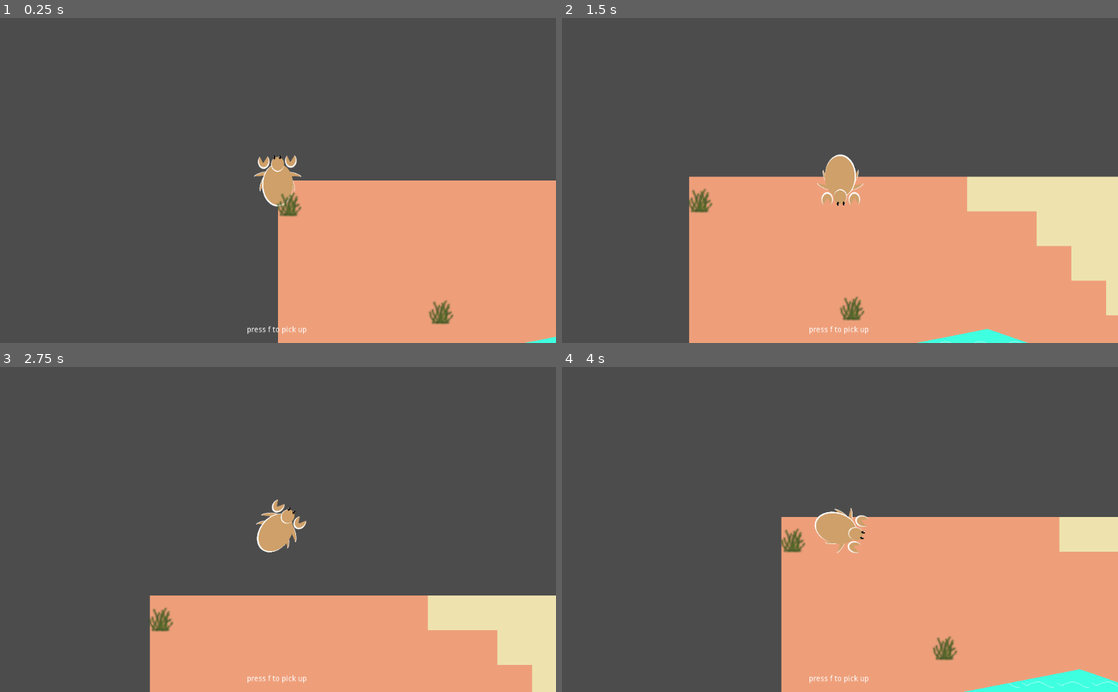
Above: before the commit, frames 1-4 (two rows, left to right).
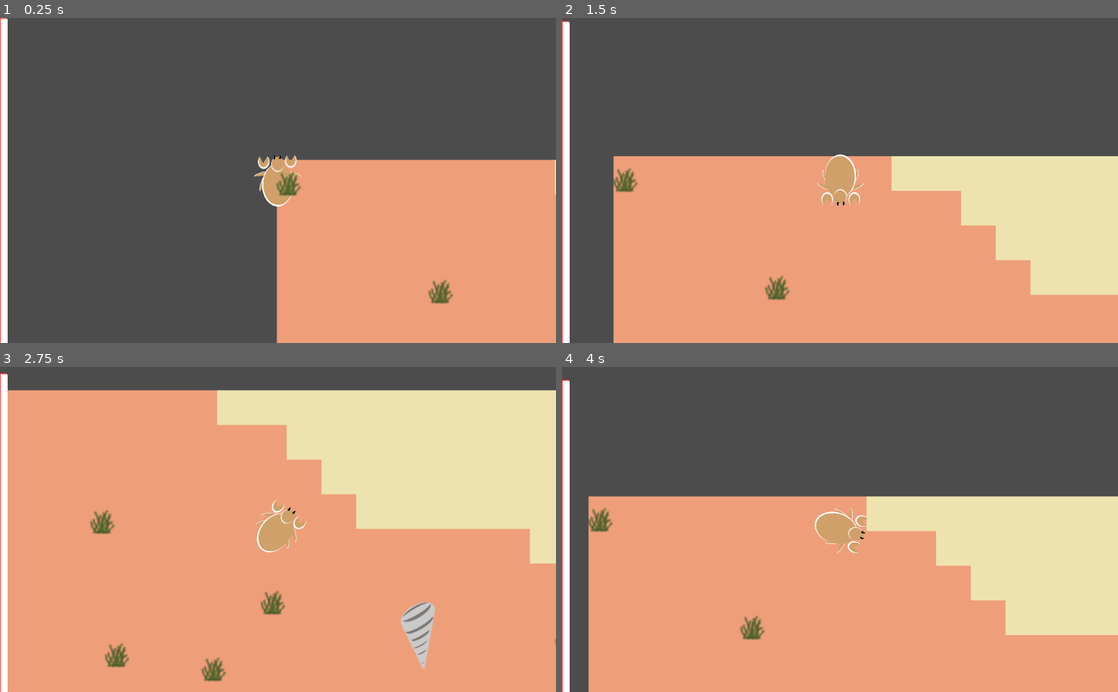
Above: after the commit, the same moments.

Repository: mtaubert/hermit
Game: Godot game, scene res://Scenes/Game.tscn
Two runs of this game, one before a commit and one after it. Both use one fixed random seed, a clock stepped at 60 frames per second and the inputs below.
Inputs (mouse positions are in pixels of both pictures, inside the frame that each line leads up to):
- Up to frame 1 (0.25 s): no input
- Up to frame 2 (1.5 s): tap F (interact) at 0.5, 1.35 s; move the mouse to (962, 164) at 0.52 s; hold D (move_right) 0.53-1.28 s; hold F (interact) 0.53-1.28 s; click (962, 164) at 0.67 s; move the mouse to (728, 196) at 1.27 s; hold S (move_down) from 1.28 s (still down); click (728, 196) at 1.42 s
- Up to frame 3 (2.75 s): tap F (interact) at 2 s; move the mouse to (333, 458) at 2.02 s; release S (move_down) at 2.03 s; hold D (move_right) from 2.03 s (still down); hold F (interact) from 2.03 s (still down); click (333, 458) at 2.17 s
- Up to frame 4 (4 s): move the mouse to (812, 594) at 2.77 s; release D (move_right) at 2.78 s; release F (interact) at 2.78 s; hold W (move_up) 2.78-3.53 s; tap F (interact) at 2.85, 3.5 s; click (812, 594) at 2.92 s; move the mouse to (1006, 578) at 3.52 s; hold A (move_left) from 3.53 s (still down); hold F (interact) from 3.53 s (still down); click (1006, 578) at 3.67 s

The runs differ from the first frame. In frame 1, 5.5% of the frame differs, in the area x 0-100%, y 0-100%; in frame 2, 19%; in frame 3, 76%, in the area x 0-100%, y 1-100%; in frame 4, 37%.

Commit message:
addedcool fonts, a hunger meter and a game over state

Diff:
--- /dev/null
+++ b/Assets/fonts/dynamicfont.tres
@@ -0,0 +1,8 @@
+[gd_resource type="DynamicFont" load_steps=2 format=2]
+
+[ext_resource path="res://Assets/fonts/Gold Box 8x16 Monospaced.ttf" type="DynamicFontData" id=1]
+
+[resource]
+outline_size = 2
+outline_color = Color( 0, 0, 0, 1 )
+font_data = ExtResource( 1 )
--- /dev/null
+++ b/Assets/main_theme.tres
@@ -0,0 +1,21 @@
+[gd_resource type="Theme" load_steps=4 format=2]
+
+[ext_resource path="res://Assets/fonts/dynamicfont.tres" type="DynamicFont" id=1]
+
+[sub_resource type="StyleBoxEmpty" id=1]
+
+[sub_resource type="StyleBoxFlat" id=2]
+bg_color = Color( 1, 1, 1, 1 )
+border_width_top = 2
+border_width_right = 2
+border_color = Color( 1, 0, 0, 1 )
+border_blend = true
+corner_radius_bottom_right = 2
+
+[resource]
+default_font = ExtResource( 1 )
+ProgressBar/colors/font_color = Color( 0.941176, 0.941176, 0.941176, 1 )
+ProgressBar/colors/font_color_shadow = Color( 0, 0, 0, 1 )
+ProgressBar/fonts/font = null
+ProgressBar/styles/bg = SubResource( 1 )
+ProgressBar/styles/fg = SubResource( 2 )
--- a/Scenes/Game.tscn
+++ b/Scenes/Game.tscn
@@ -3,8 +3,8 @@
 [ext_resource path="res://Scripts/Game.gd" type="Script" id=1]
 [ext_resource path="res://Assets/world_tiles.tres" type="TileSet" id=2]
 [ext_resource path="res://Scripts/World.gd" type="Script" id=3]
-[ext_resource path="res://Scenes/Prefabs/player_crab.tscn" type="PackedScene" id=4]
-[ext_resource path="res://Scenes/Prefabs/collectible_shell.tscn" type="PackedScene" id=5]
+[ext_resource path="res://Scenes/Prefabs/collectible_shell.tscn" type="PackedScene" id=4]
+[ext_resource path="res://Scenes/Prefabs/player_crab.tscn" type="PackedScene" id=5]
 
 [sub_resource type="Image" id=3]
 data = {
@@ -30,12 +30,13 @@
 
 [node name="Sorter" type="YSort" parent="World"]
 
-[node name="Node2D" parent="World/Sorter" instance=ExtResource( 4 )]
-
-[node name="Node2D2" parent="World/Sorter" instance=ExtResource( 5 )]
+[node name="Node2D2" parent="World/Sorter" instance=ExtResource( 4 )]
 position = Vector2( 890.837, 444.665 )
 
+[node name="Node2D" parent="World/Sorter" instance=ExtResource( 5 )]
+
 [node name="Polygon2D" type="Polygon2D" parent="World"]
+visible = false
 position = Vector2( 68.4956, 286.25 )
 texture = SubResource( 2 )
 polygon = PoolVector2Array( 133.296, 141.313, 92.5978, 365.906, 1024.13, 1044.21, 1016.6, 180.503, 481.491, -4.89922, 142.34, 61.4237 )
--- a/Scenes/Prefabs/player_crab.tscn
+++ b/Scenes/Prefabs/player_crab.tscn
@@ -7,6 +7,7 @@
 [ext_resource path="res://Assets/crab_head.png" type="Texture" id=5]
 [ext_resource path="res://Assets/scuttle.tres" type="Animation" id=6]
 [ext_resource path="res://Assets/idle_claw.tres" type="Animation" id=7]
+[ext_resource path="res://Assets/main_theme.tres" type="Theme" id=8]
 
 [sub_resource type="CapsuleShape2D" id=1]
 radius = 35.7718
@@ -15,6 +16,7 @@
 script = ExtResource( 1 )
 
 [node name="KinematicBody2D" type="KinematicBody2D" parent="."]
+position = Vector2( 1.7605, 37.8508 )
 
 [node name="CollisionShape2D" type="CollisionShape2D" parent="KinematicBody2D"]
 shape = SubResource( 1 )
@@ -101,8 +103,10 @@
 [node name="UI" type="Control" parent="CanvasLayer"]
 anchor_right = 1.0
 anchor_bottom = 1.0
+theme = ExtResource( 8 )
 
-[node name="Label" type="Label" parent="CanvasLayer/UI"]
+[node name="interact_label" type="Label" parent="CanvasLayer/UI"]
+visible = false
 anchor_left = 0.5
 anchor_top = 1.0
 anchor_right = 0.5
@@ -113,5 +117,29 @@
 text = "press f to pick up
 "
 
+[node name="hunger_bar" type="ProgressBar" parent="CanvasLayer/UI"]
+anchor_top = 1.0
+anchor_bottom = 1.0
+margin_right = 600.0
+margin_bottom = 14.0
+rect_rotation = -90.0
+value = 100.0
+percent_visible = false
+
+[node name="hunger_timer" type="Timer" parent="CanvasLayer/UI/hunger_bar"]
+autostart = true
+
+[node name="game_over" type="Label" parent="CanvasLayer/UI"]
+anchor_left = 0.5
+anchor_top = 0.5
+anchor_right = 0.5
+anchor_bottom = 0.5
+margin_left = -20.0
+margin_top = -7.0
+margin_right = 20.0
+margin_bottom = 7.0
+align = 1
+
 [connection signal="tween_completed" from="attack_tween" to="." method="_on_attack_tween_tween_completed"]
 [connection signal="timeout" from="attack_cooldown" to="." method="_on_attack_cooldown_timeout"]
+[connection signal="timeout" from="CanvasLayer/UI/hunger_bar/hunger_timer" to="." method="_on_hunger_timer_timeout"]
--- a/Scripts/Global_Scripts/player_crab.gd
+++ b/Scripts/Global_Scripts/player_crab.gd
@@ -14,6 +14,7 @@
 var collectibles
 var pickup_option = null
 var shell
+var dead = false
 
 signal drop_shell(item)
 
@@ -22,9 +23,10 @@
 	connect_collectibles()
 
 func _process(delta):
-	if not lock_input:
-		velocity = handle_movement()
-		handle_other_controls()
+	if not dead:
+		if not lock_input:
+			velocity = handle_movement()
+			handle_other_controls()
 		$KinematicBody2D.move_and_slide(velocity)
 
 """
@@ -75,19 +77,20 @@
 #handle mouse inputs for attacks
 func _input(event):
 # Mouse in viewport coordinates
-	if not lock_input:
-		var target = (get_global_mouse_position()-$KinematicBody2D.global_position).normalized()
-		if event is InputEventMouseButton:
-			if event.button_index == BUTTON_LEFT:
-				if event.pressed:
-					attacking = true
-					look_to(target)
-				elif can_attack:
-					attacking = false
-					look_to(target)
-					attack(target)
-		if attacking:
-			look_to(target)
+	if not dead:
+		if not lock_input:
+			var target = (get_global_mouse_position()-$KinematicBody2D.global_position).normalized()
+			if event is InputEventMouseButton:
+				if event.button_index == BUTTON_LEFT:
+					if event.pressed:
+						attacking = true
+						look_to(target)
+					elif can_attack:
+						attacking = false
+						look_to(target)
+						attack(target)
+			if attacking:
+				look_to(target)
 
 
 #when the attack cooldown is finished
@@ -110,15 +113,26 @@
 
 func pickup(item):
 	pickup_option = item
-	$CanvasLayer/UI/Label.visible = true
+	$CanvasLayer/UI/interact_label.visible = true
 
 func cant_pickup():
 	pickup_option = null
 
-	$CanvasLayer/UI/Label.visible = false
+	$CanvasLayer/UI/interact_label.visible = false
+
+func game_over(cause):
+	$CanvasLayer/UI/game_over.text = "you "+ str(cause) + "\ngame over"
+	dead = true
 
 func connect_collectibles():
 	collectibles = get_tree().get_nodes_in_group("collectible")
 	for item in collectibles:
 		item.connect("can_pickup", self, "pickup")
 		item.connect("cant_pickup", self, "cant_pickup")
+
+#every second decrease the timer by one and lose one hunger, gmae over at 0 hunger.
+func _on_hunger_timer_timeout():
+	$CanvasLayer/UI/hunger_bar.value -= 1
+	if $CanvasLayer/UI/hunger_bar.value <= 0:
+		game_over("starved")
+	$CanvasLayer/UI/hunger_bar/hunger_timer.start()
Binary file added: Assets/fonts/Gold Box 8x16 Monospaced.ttf
Binary file added: Assets/fonts/Gold Box 8x16.ttf
Not shown: 1 places in Scenes/Prefabs/player_crab.tscn that only renumber resources
